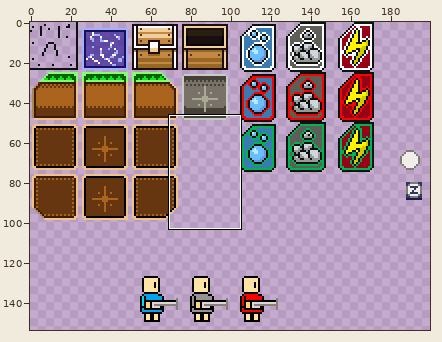
Edited in one commit: sprite sheet (data/spritesheet.png). Above: a wide view before the commit, with the close-up outlined.
Close-up. Before the edit:
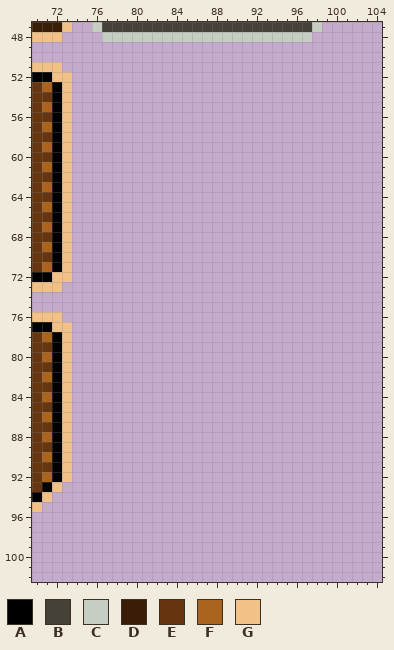
The file is 400x400 pixels. Colours within 5 levels of each other are drawn and written as one. Shown: x 70..104, y 47..102. The wide view leaves out empty margins.
Palette (. is transparent): A #000000  B #454137  C #c6cec3  D #391d06  E #663611  F #aa641d  G #f1c187
Pixels before, first column x 70:
47 DDDG..CBBBBBBBBBBBBBBBBBBBBBC
48 GGG....CCCCCCCCCCCCCCCCCCCCC.
49 .............................
50 .............................
51 GGG..........................
52 AAGG.........................
53 EFAG.........................
54 EEAG.........................
55 EFAG.........................
56 EEAG.........................
57 EFAG.........................
58 EEAG.........................
59 EFAG.........................
60 EEAG.........................
61 EFAG.........................
62 EEAG.........................
63 EFAG.........................
64 EEAG.........................
65 EFAG.........................
66 EEAG.........................
67 EFAG.........................
68 EEAG.........................
69 EFAG.........................
70 EEAG.........................
71 EFAG.........................
72 AAGG.........................
73 GGG..........................
74 .............................
75 .............................
76 GGG..........................
77 AAGG.........................
78 EFAG.........................
79 EEAG.........................
80 EFAG.........................
81 EEAG.........................
82 EFAG.........................
83 EEAG.........................
84 EFAG.........................
85 EEAG.........................
86 EFAG.........................
87 EEAG.........................
88 EFAG.........................
89 EEAG.........................
90 EFAG.........................
91 EEAG.........................
92 EFAG.........................
93 EAG..........................
94 AG...........................
95 G............................
After the commit:
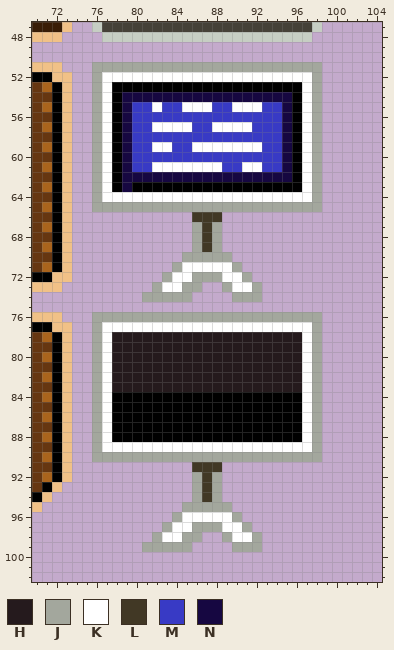
Colours new in this view: H #251a1d  J #a3a79d  K #ffffff  L #413825  M #383ac5  N #160741
Log entry: Computer terminal.
Diff:
Changed rows in their new state; - is an unchanged pixel.
first column x 76:
 51 JJJJJJJJJJJJJJJJJJJJJJJ
 52 JKKKKKKKKKKKKKKKKKKKKKJ
 53 JKAAAAAAAAAAAAAAAAAAAKJ
 54 JKANNNNNNNNNNNNNNNNNAKJ
 55 JKANMMKMMKKKMMKKKMMNAKJ
 56 JKANMMMMMMMMMMMMMMMNAKJ
 57 JKANMMKKKKMMKKKKMMMNAKJ
 58 JKANMMMMMMMMMMMMMMMNAKJ
 59 JKANMMKKMMKKKKKKKMMNAKJ
 60 JKANMMMMMMMMMMMMMMMNAKJ
 61 JKANMMKKKKKKKMMKKMMNAKJ
 62 JKANNNNNNNNNNNNNNNNNAKJ
 63 JKANAAAAAAAAAAAAAAAAAKJ
 64 JKKKKKKKKKKKKKKKKKKKKKJ
 65 JJJJJJJJJJJJJJJJJJJJJJJ
 66 ----------LLL----------
 67 ----------JLJ----------
 68 ----------JLJ----------
 69 ----------JLJ----------
 70 ---------JJJJJ---------
 71 --------JKKKKKJ--------
 72 -------JKKJJJKKJ-------
 73 ------JKKJJ--JKKJ------
 74 -----JJJJJ----JJJ------
 76 JJJJJJJJJJJJJJJJJJJJJJJ
 77 JKKKKKKKKKKKKKKKKKKKKKJ
 78 JKHHHHHHHHHHHHHHHHHHHKJ
 79 JKHHHHHHHHHHHHHHHHHHHKJ
 80 JKHHHHHHHHHHHHHHHHHHHKJ
 81 JKHHHHHHHHHHHHHHHHHHHKJ
 82 JKHHHHHHHHHHHHHHHHHHHKJ
 83 JKHHHHHHHHHHHHHHHHHHHKJ
 84 JKAAAAAAAAAAAAAAAAAAAKJ
 85 JKAAAAAAAAAAAAAAAAAAAKJ
 86 JKAAAAAAAAAAAAAAAAAAAKJ
 87 JKAAAAAAAAAAAAAAAAAAAKJ
 88 JKAAAAAAAAAAAAAAAAAAAKJ
 89 JKKKKKKKKKKKKKKKKKKKKKJ
 90 JJJJJJJJJJJJJJJJJJJJJJJ
 91 ----------LLL----------
 92 ----------JLJ----------
 93 ----------JLJ----------
 94 ----------JLJ----------
 95 ---------JJJJJ---------
 96 --------JKKKKKJ--------
 97 -------JKKJJJKKJ-------
 98 ------JKKJJ--JKKJ------
 99 -----JJJJJ----JJJ------
Where, in picture pixels (left, top, right, bottom), the same in both close-ups:
added: (92, 62, 322, 552)
